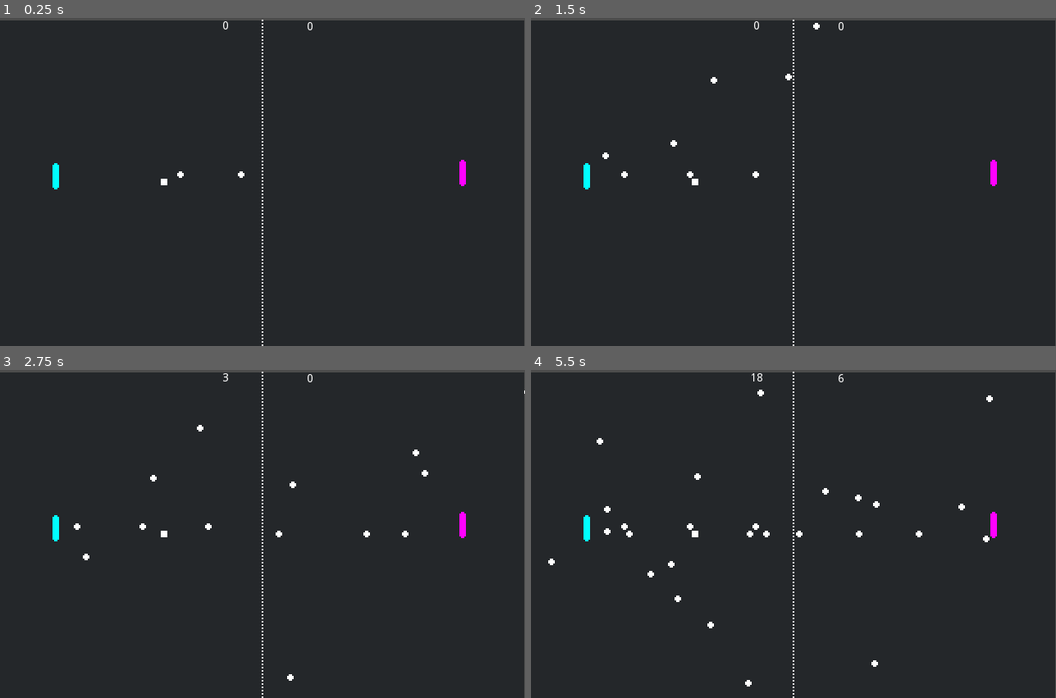
Above: before the commit, frames 1-4 (two rows, left to right).
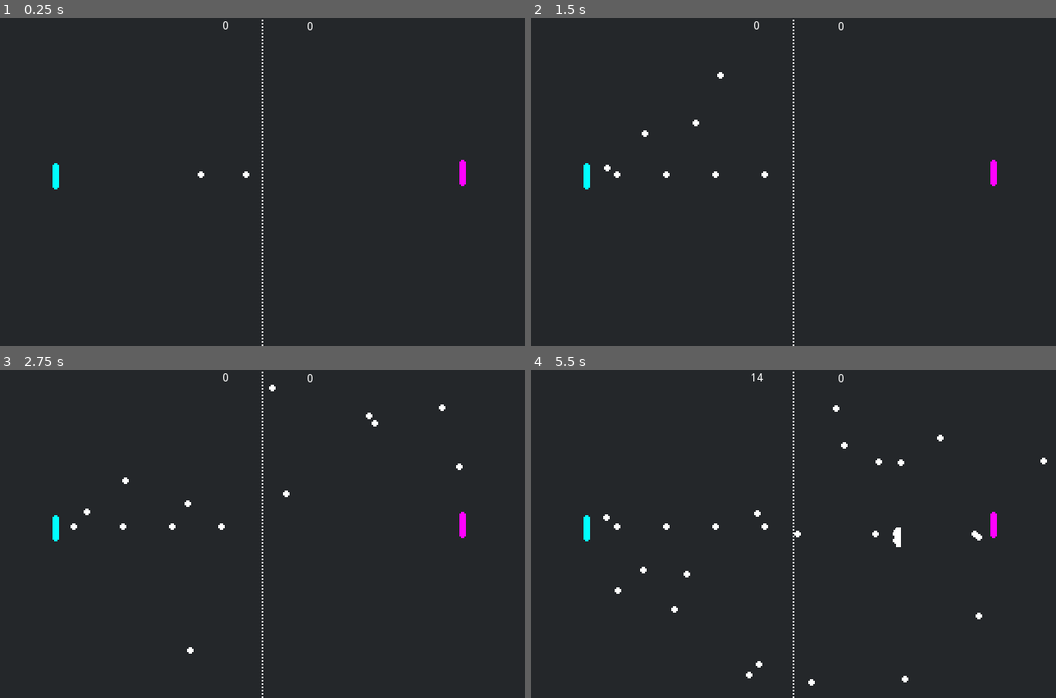
Above: after the commit, the same moments.

Repository: Jaccouille/pong-tetris-swfg
Game: Godot game, scene res://pong.tscn
The game is run twice, just before and just after one commit, with the same random seed, the same clock (stepped at 60 frames per second) and the same inputs.
Inputs:
- Up to frame 1 (0.25 s): no input
- Up to frame 2 (1.5 s): tap Enter at 0.5 s; tap Space at 1.25 s
- Up to frame 3 (2.75 s): no input
- Up to frame 4 (5.5 s): no input

The runs differ from the first frame. In frame 1, 1.0% of the frame differs, in the area x 0-100%, y 0-100%; in frame 2, 1.2%; in frame 3, 1.4%; in frame 4, 2.0%.

Commit message:
add raining obstacles

Diff:
--- a/Cube.gd
+++ b/Cube.gd
@@ -1,16 +1,18 @@
 extends Area2D
 
-
-# Declare member variables here. Examples:
-# var a = 2
-# var b = "text"
-
+const MOVE_SPEED = 100
 
 # Called when the node enters the scene tree for the first time.
 func _ready():
 	pass # Replace with function body.
 
+# Called every frame. 'delta' is the elapsed time since the previous frame.
+func _process(delta):
+	position.y = position.y + delta * MOVE_SPEED
 
-# Called every frame. 'delta' is the elapsed time since the previous frame.
-#func _process(delta):
-#	pass
+func _on_area_entered(area):
+	if area.name == "Ball":
+		area.direction = Vector2(-area.getDirection().x, randf() * 2 - 1).normalized()
+
+func reset():
+	position.y = -50
--- /dev/null
+++ b/Cube.tscn
@@ -0,0 +1,26 @@
+[gd_scene load_steps=3 format=2]
+
+[ext_resource path="res://Cube.gd" type="Script" id=1]
+
+[sub_resource type="RectangleShape2D" id=1]
+extents = Vector2( 1, 1 )
+
+[node name="Cube" type="Area2D" groups=[
+"cubes",
+]]
+scale = Vector2( 3, 12 )
+script = ExtResource( 1 )
+
+[node name="CollisionShape2D" type="CollisionShape2D" parent="."]
+shape = SubResource( 1 )
+
+[node name="ColorRect" type="ColorRect" parent="CollisionShape2D"]
+margin_left = -1.0
+margin_top = -1.0
+margin_right = 1.0
+margin_bottom = 1.0
+__meta__ = {
+"_edit_use_anchors_": false
+}
+
+[connection signal="area_entered" from="." to="." method="_on_area_entered"]
--- /dev/null
+++ b/CubeSpawn.gd
@@ -0,0 +1,19 @@
+extends Path2D
+
+export (PackedScene) var Cube
+
+
+# Called when the node enters the scene tree for the first time.
+func _ready():
+	pass
+
+# Called every frame. 'delta' is the elapsed time since the previous frame.
+func _process(_delta):
+	pass
+
+func _on_CubeSpawnTimer_timeout():
+	randomize()
+	$PathFollow2D.offset = randi()
+	var cube = Cube.instance()
+	add_child(cube)
+	cube.position = $PathFollow2D.position
--- a/logic/ball.gd
+++ b/logic/ball.gd
@@ -1,6 +1,6 @@
 extends Area2D
 
-const DEFAULT_SPEED = 400
+const DEFAULT_SPEED = 300
 
 var _speed = DEFAULT_SPEED
 var direction = Vector2.LEFT
@@ -12,6 +12,9 @@
 	_speed += delta * 2
 	position += _speed * delta * direction
 
+func getDirection():
+	print(direction)
+	return direction
 
 func reset(for_left):
 	position = _screen_size / 2
--- a/logic/ceiling_floor.gd
+++ b/logic/ceiling_floor.gd
@@ -5,3 +5,11 @@
 func _on_area_entered(area):
 	if area.is_in_group("Balls"):
 		area.direction = (area.direction + Vector2(0, _bounce_direction)).normalized()
+
+#func _on_area_exited(area):
+#	if name == "Floor" and area.is_in_group("cubes"):
+#		area.destroy()
+
+func _on_Floor_area_exited(area):
+	if area.is_in_group("cubes"):
+		area.queue_free()
--- a/logic/paddle.gd
+++ b/logic/paddle.gd
@@ -1,6 +1,6 @@
 extends Area2D
 
-const MOVE_SPEED = 100
+const MOVE_SPEED = 300
 
 var _ball_dir
 var _up
--- a/pong.tscn
+++ b/pong.tscn
@@ -1,13 +1,14 @@
-[gd_scene load_steps=15 format=2]
+[gd_scene load_steps=16 format=2]
 
 [ext_resource path="res://logic/paddle.gd" type="Script" id=1]
 [ext_resource path="res://paddle.png" type="Texture" id=2]
-[ext_resource path="res://Cube.gd" type="Script" id=3]
+[ext_resource path="res://CubeSpawn.gd" type="Script" id=3]
 [ext_resource path="res://ball.tscn" type="PackedScene" id=4]
 [ext_resource path="res://separator.png" type="Texture" id=6]
 [ext_resource path="res://logic/wall.gd" type="Script" id=7]
 [ext_resource path="res://logic/ceiling_floor.gd" type="Script" id=8]
 [ext_resource path="res://logic/pong.gd" type="Script" id=9]
+[ext_resource path="res://Cube.tscn" type="PackedScene" id=10]
 
 [sub_resource type="RectangleShape2D" id=1]
 extents = Vector2( 4, 16 )
@@ -31,10 +32,8 @@
 script = ExtResource( 9 )
 
 [node name="Background" type="ColorRect" parent="."]
-margin_left = -0.558884
-margin_top = 3.09737
-margin_right = 639.441
-margin_bottom = 403.097
+margin_right = 640.0
+margin_bottom = 400.0
 color = Color( 0.141176, 0.152941, 0.164706, 1 )
 __meta__ = {
 "_edit_use_anchors_": false
@@ -130,20 +129,23 @@
 
 [node name="Cube" type="Area2D" parent="."]
 position = Vector2( 200, 200 )
-script = ExtResource( 3 )
 
 [node name="CollisionShape2D" type="CollisionShape2D" parent="Cube"]
 scale = Vector2( 4, 4 )
 shape = SubResource( 6 )
 
-[node name="ColorRect" type="ColorRect" parent="Cube/CollisionShape2D"]
-margin_left = -1.0
-margin_top = -1.0
-margin_right = 1.0
-margin_bottom = 1.0
-__meta__ = {
-"_edit_use_anchors_": false
-}
+[node name="Path2D" type="Path2D" parent="."]
+curve = null
+script = ExtResource( 3 )
+Cube = ExtResource( 10 )
+
+[node name="PathFollow2D" type="PathFollow2D" parent="Path2D"]
+position = Vector2( 448, -48 )
+rotation = -3.14159
+
+[node name="CubeSpawnTimer" type="Timer" parent="."]
+wait_time = 3.0
+autostart = true
 
 [node name="BallTimer" type="Timer" parent="."]
 wait_time = 0.2
@@ -180,4 +182,6 @@
 [connection signal="area_entered" from="RightWall" to="RightWall" method="_on_wall_area_entered"]
 [connection signal="area_entered" from="Ceiling" to="Ceiling" method="_on_area_entered"]
 [connection signal="area_entered" from="Floor" to="Floor" method="_on_area_entered"]
+[connection signal="area_exited" from="Floor" to="Floor" method="_on_Floor_area_exited"]
+[connection signal="timeout" from="CubeSpawnTimer" to="Path2D" method="_on_CubeSpawnTimer_timeout"]
 [connection signal="timeout" from="BallTimer" to="." method="_on_Timer_timeout"]
--- a/project.godot
+++ b/project.godot
@@ -33,18 +33,16 @@
 
 left_move_down={
 "deadzone": 0.5,
-"events": [ Object(InputEventKey,"resource_local_to_scene":false,"resource_name":"","device":0,"alt":false,"shift":false,"control":false,"meta":false,"command":false,"pressed":false,"scancode":90,"unicode":0,"echo":false,"script":null)
-, Object(InputEventJoypadButton,"resource_local_to_scene":false,"resource_name":"","device":0,"button_index":13,"pressure":0.0,"pressed":false,"script":null)
+"events": [ Object(InputEventJoypadButton,"resource_local_to_scene":false,"resource_name":"","device":0,"button_index":13,"pressure":0.0,"pressed":false,"script":null)
 , Object(InputEventJoypadMotion,"resource_local_to_scene":false,"resource_name":"","device":0,"axis":1,"axis_value":1.0,"script":null)
 , Object(InputEventKey,"resource_local_to_scene":false,"resource_name":"","device":0,"alt":false,"shift":false,"control":false,"meta":false,"command":false,"pressed":false,"scancode":83,"unicode":0,"echo":false,"script":null)
  ]
 }
 left_move_up={
 "deadzone": 0.5,
-"events": [ Object(InputEventKey,"resource_local_to_scene":false,"resource_name":"","device":0,"alt":false,"shift":false,"control":false,"meta":false,"command":false,"pressed":false,"scancode":65,"unicode":0,"echo":false,"script":null)
-, Object(InputEventJoypadButton,"resource_local_to_scene":false,"resource_name":"","device":0,"button_index":12,"pressure":0.0,"pressed":false,"script":null)
+"events": [ Object(InputEventJoypadButton,"resource_local_to_scene":false,"resource_name":"","device":0,"button_index":12,"pressure":0.0,"pressed":false,"script":null)
 , Object(InputEventJoypadMotion,"resource_local_to_scene":false,"resource_name":"","device":0,"axis":1,"axis_value":-1.0,"script":null)
-, Object(InputEventKey,"resource_local_to_scene":false,"resource_name":"","device":0,"alt":false,"shift":false,"control":false,"meta":false,"command":false,"pressed":false,"scancode":87,"unicode":0,"echo":false,"script":null)
+, Object(InputEventKey,"resource_local_to_scene":false,"resource_name":"","device":0,"alt":false,"shift":false,"control":false,"meta":false,"command":false,"pressed":false,"scancode":90,"unicode":0,"echo":false,"script":null)
  ]
 }
 right_move_down={
